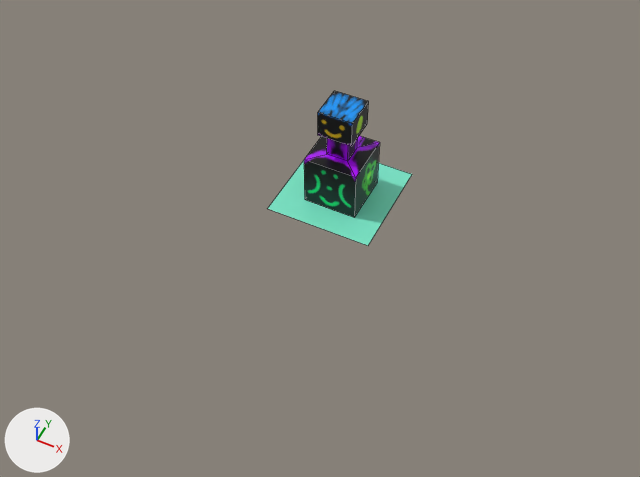
Before and after pictures for a commit that changed the Blender file models/cube.blend.
Rendered twice from a camera (50 mm lens) standing at (9.7, -21.1, 23.3) and looking at (0.3, -2.4, -0.1). Arrows for +X, +Y and +Z are at lower left; the lights stay in place. Mesh edges are drawn as thin lines. The same objects are shown in both versions, whatever each file hides.

The first picture shows 'floorPlane', 'thething_object'.
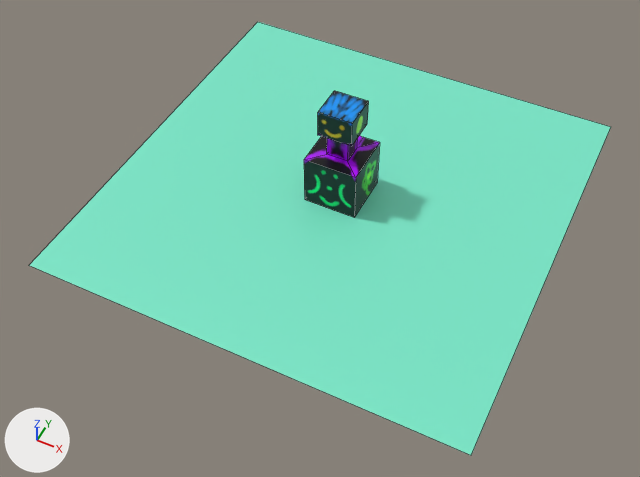
The newer file is also rescaled (x0.5) as a whole; pictures and numbers use the older file's frame.

The change in detail:
me_floorplane_mesh has 4 vertices, 1 face and spans x -1.0..1.0, y -1.0..1.0, z 0.0.
me_floorplane_mesh is used by ob_floorplane; location (0.0, 0.0, 0.0); scale (2.0, 2.0, 2.0).
Part 1, on me_floorplane_mesh:
Vertex 0 of me_floorplane_mesh moves from (-1.0, -1.0, 0.0) at pixel (267, 208) to (-4.0, -4.0, 0.0) at pixel (28, 265).
Vertex 1 of me_floorplane_mesh moves from (1.0, -1.0, 0.0) at pixel (368, 245) to (4.0, -4.0, 0.0) at pixel (471, 455).
Vertex 2 of me_floorplane_mesh moves from (-1.0, 1.0, 0.0) at pixel (317, 142) to (-4.0, 4.0, 0.0) at pixel (257, 21).
Vertex 3 of me_floorplane_mesh moves from (1.0, 1.0, 0.0) at pixel (412, 174) to (4.0, 4.0, 0.0) at pixel (611, 126).

Boxes [x1, y1, x2, y2] around the edits, measured in the pictures (640 x 477 px):
'floorPlane', reshaped: before [268, 160, 412, 246]; after [29, 22, 611, 455]
